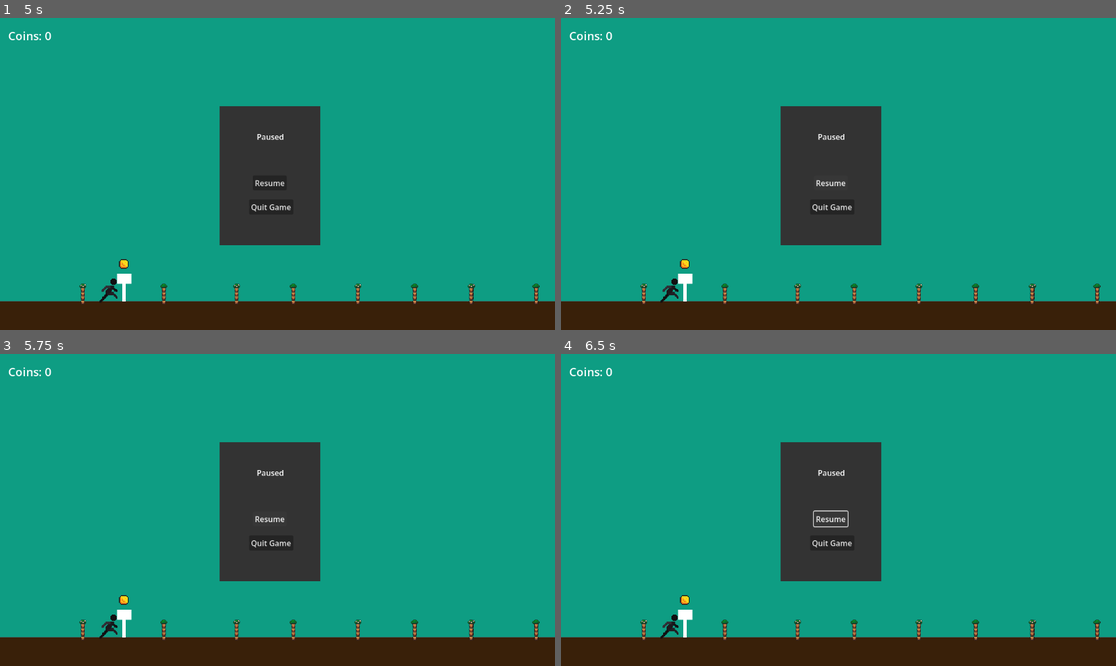
Above: before the commit, frames 1-4 (two rows, left to right).
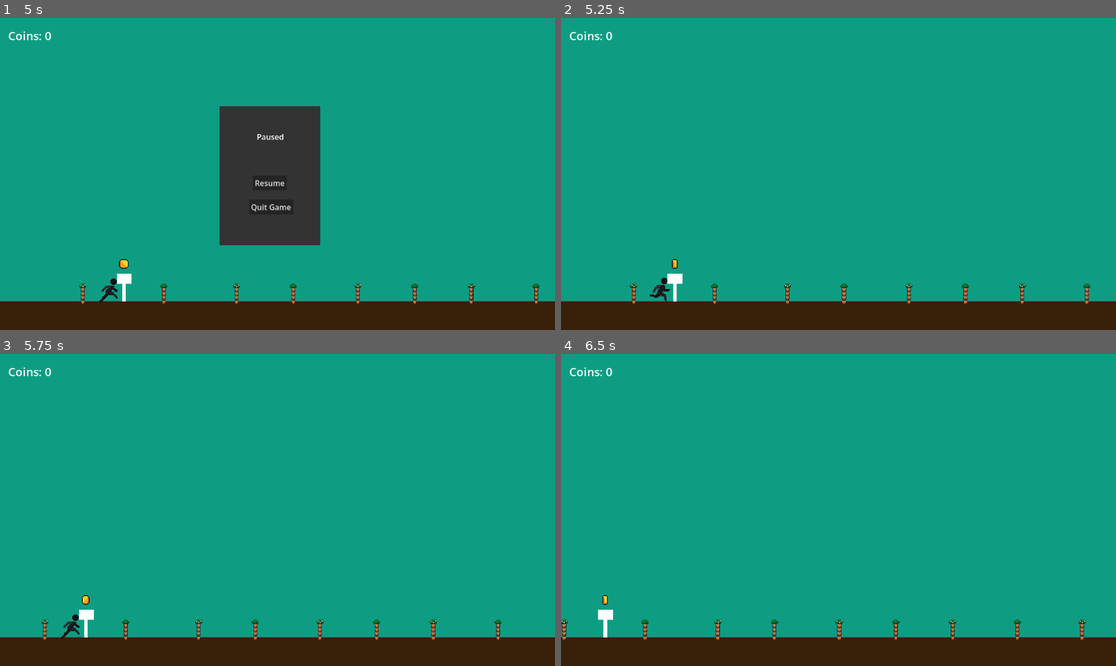
Above: after the commit, the same moments.

Repository: theejackalope/Gamin-the-Jamin
Game: Godot game, scene res://scenes/Menus/main_menu.tscn
Same seed, same stepped clock (60 frames per second), same inputs: the game is played once before the commit and once after it.
Inputs:
- Up to frame 1 (5 s): click "Start" at 0.5 s; tap Enter (ui_accept) at 1.25, 1.52, 2.27, 3.77, 4.52 s; hold Right (ui_right) 1.28-2.78 s; hold Left (ui_left) 2.78-3.53 s; hold Right (ui_right) from 3.53 s (still down); tap Escape (ui_cancel) at 4.9 s
- Up to frame 2 (5.25 s): release Right (ui_right) at 5 s; click "Resume" at 5 s
- Up to frame 3 (5.75 s): no input
- Up to frame 4 (6.5 s): hold Left (ui_left) from 5.78 s (still down); tap Enter (ui_accept) at 6.02 s

Frame 1 is identical in both runs. In frame 2, 9.4% of the frame differs, in the area x 12-98%, y 28-92%; in frame 3, 9.4%, in the area x 7-98%, y 28-92%; in frame 4, 9.4%.

Commit message:
pause menu works

Diff:
--- a/Godot/gamin-the-jamin/scenes/Menus/pause_menu.tscn
+++ b/Godot/gamin-the-jamin/scenes/Menus/pause_menu.tscn
@@ -34,5 +34,5 @@
 offset_bottom = 408.0
 text = "Quit Game"
 
-[connection signal="pressed" from="Resume" to="." method="_on_resume_pressed"]
-[connection signal="pressed" from="Quit" to="." method="_on_quit_pressed"]
+[connection signal="pressed" from="Resume" to="." method="_on_resume_button_pressed"]
+[connection signal="pressed" from="Quit" to="." method="_on_quit_button_pressed"]
--- a/Godot/gamin-the-jamin/scripts/pause_menu.gd
+++ b/Godot/gamin-the-jamin/scripts/pause_menu.gd
@@ -14,11 +14,3 @@
 func _on_quit_button_pressed():
 	get_tree().paused = false
 	get_tree().change_scene_to_file("res://scenes/Menus/main_menu.tscn")
-
-
-func _on_resume_pressed() -> void:
-	pass # Replace with function body.
-
-
-func _on_quit_pressed() -> void:
-	pass # Replace with function body.
